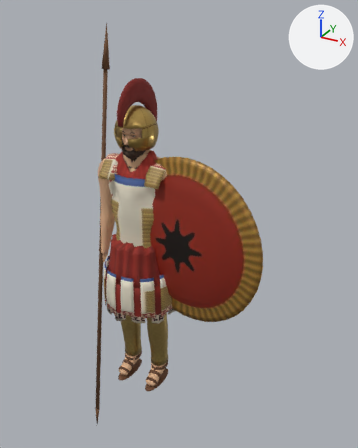
The glTF model modelos/personaje_hoplita.glb: old version first, new version second.
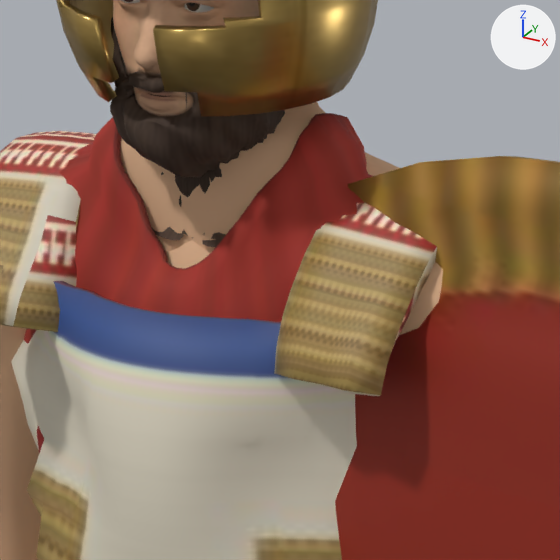
Each version appears first whole from a 50 mm camera at (1.51, -2.28, 2.3) aimed at (0.21, 0.09, 1.12), and next in a close-up on the part from 30% to 51% of the width and 30% to 47% of the height. Lighting does not change. The marker at upper right points along +X, +Y and +Z. The last two pictures show the newer version. Vertices at exactly the same position are counted once.

Names of what the first close-up shows: 'casco', 'coraza', 'escudo', 'hombrera', 'hombrera.001', 'hoplita_barba', 'hoplita_cabeza', 'hoplita_cuerpo', 'quiton_corto' and 1 more.
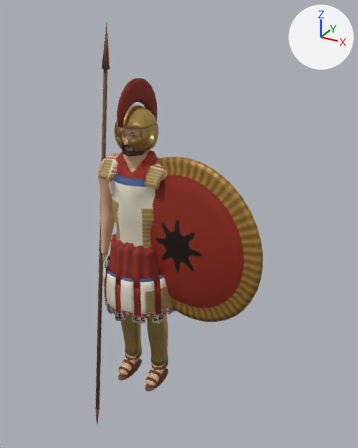
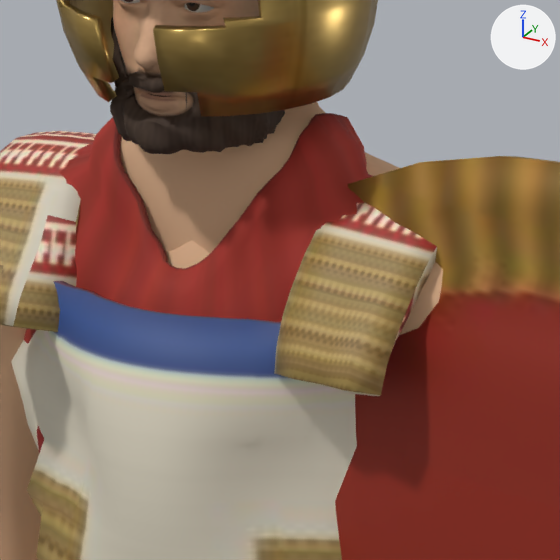
Patch to the scene script:
```diff
--- a/modelos/personaje_hoplita.glb.py
+++ b/modelos/personaje_hoplita.glb.py
@@ me_hoplita_barba @@
 # used by ob_hoplita_barba; location = (0.0, 0.0, 0.0)
-me_hoplita_barba.from_pydata(...)  # 2558 vertices, 4540 faces; spans x -0.082..0.082, y -0.12..-0.011, z 1.458..1.652
+me_hoplita_barba.from_pydata(...)  # 1957 vertices, 3352 faces; spans x -0.075..0.074, y -0.12..-0.011, z 1.547..1.652
+# me_hoplita_barba part 1: 104 vertices moved from x -0.059..0.054, y -0.111..-0.018, z 1.543..1.581 to x -0.059..0.05, y -0.11..-0.011, z 1.547..1.575; 692 vertices removed from x -0.082..0.082, y -0.104..-0.018, z 1.458..1.583; 91 vertices added at x -0.059..0.057, y -0.093..-0.018, z 1.548..1.579
+# me_hoplita_barba part 2: 52 kept faces spanning x -0.047..0.047, y -0.11..-0.011, z 1.547..1.578 get new texture (UV) coordinates
 me_hoplita_barba.materials.append(mat_hoplita_barba)
```

Boxes (x1, y1, x2, y2) around the edits, measured in the close-ups (560 x 560 px):
'hoplita_barba', reshaped (41% shorter)
    before: (110, 17, 285, 248)
    after: (110, 17, 285, 154)
part 1 of me_hoplita_barba, cut back
    before: (123, 136, 257, 248)
    after: (123, 137, 258, 154)
part 2 of me_hoplita_barba, surface changed
    before: (128, 144, 250, 165)
